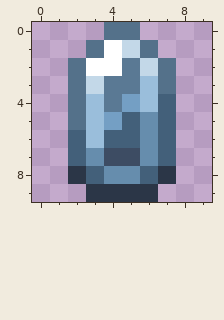
Two versions of one pixel-art sprite, assets/minecraft/textures/emoji/refined_hyperium.png. The picture above is the old version.
The file is 10x10 pixels.
Now the later version:
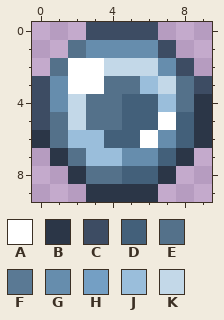
Palette (. is transparent): A #ffffff  B #2b3647  C #3d4c63  D #43607a  E #54718a  F #5a7994  G #668dad  H #749fc4  J #9abedb  K #c3d8e8
Edits made:
Changed rows in their new state; - is an unchanged pixel.
first column x 0:
 0 ---CCCC---
 1 --EGGGGC--
 2 -EA-KK-GC-
 3 CGAAEE-KEC
 4 CGKEEDDJEB
 5 CEKEE-DADB
 6 BEJ---AGDB
 7 -BEJJG--B-
 8 ---EED----
